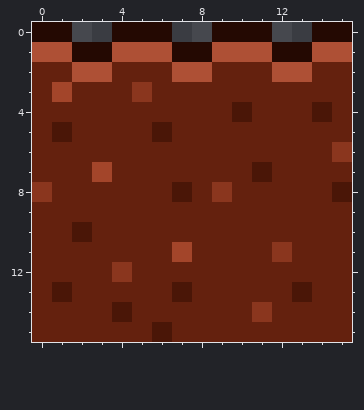
Edited in one commit: pixel-art sprite (tiles/dirt/dirt-10.png). Above, as it was before the edit.
The file is 16x16 pixels.
The result:
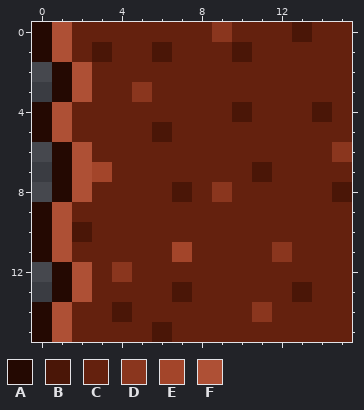
Palette (. is transparent): A #240902  B #4a1607  C #64210e  D #8a361e  E #a3452a  F #ae5035
The edit:
@@ x 0..15 @@
- 0 AA..AAA..AAA..AA
- 1 FFAAFFFAAFFFAAFF
- 2 CCFFCCCFFCCCFFCC
- 3 CECCCDCCCCCCCCCC
- 4 CCCCCCCCCCBCCCBC
- 5 CBCCCCBCCCCCCCCC
- 6 CCCCCCCCCCCCCCCD
- 7 CCCECCCCCCCBCCCC
- 8 DCCCCCCBCDCCCCCB
- 9 CCCCCCCCCCCCCCCC
-10 CCBCCCCCCCCCCCCC
-11 CCCCCCCECCCCDCCC
-12 CCCCDCCCCCCCCCCC
-13 CBCCCCCBCCCCCBCC
-14 CCCCBCCCCCCDCCCC
-15 CCCCCCBCCCCCCCCC
+ 0 AFCCCCCCCDCCCBCC
+ 1 AFCBCCBCCCBCCCCC
+ 2 .AFCCCCCCCCCCCCC
+ 3 .AFCCDCCCCCCCCCC
+ 4 AFCCCCCCCCBCCCBC
+ 5 AFCCCCBCCCCCCCCC
+ 6 .AFCCCCCCCCCCCCD
+ 7 .AFECCCCCCCBCCCC
+ 8 .AFCCCCBCDCCCCCB
+ 9 AFCCCCCCCCCCCCCC
+10 AFBCCCCCCCCCCCCC
+11 AFCCCCCECCCCDCCC
+12 .AFCDCCCCCCCCCCC
+13 .AFCCCCBCCCCCBCC
+14 AFCCBCCCCCCDCCCC
+15 AFCCCCBCCCCCCCCC
Where, in picture pixels (left, top, right, bottom), the same in both pictures:
changed: (32, 22, 352, 342)
